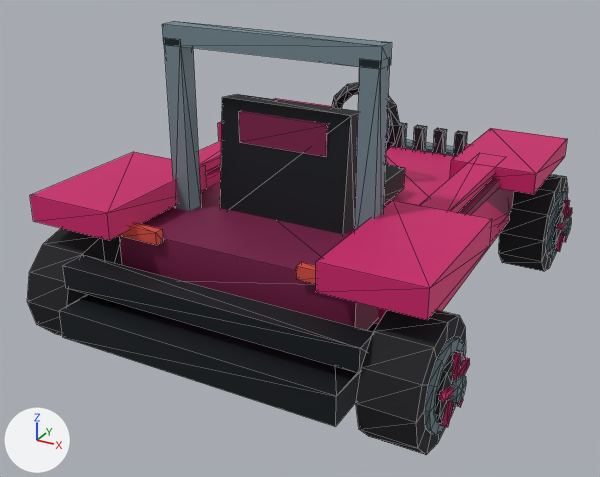
What one commit did to the glTF model DLC/StreetsOfRage/assets/kart/streets-of-rage/adam-sor/kart.glb.
The view is the same before and after, from a 50 mm camera at (2.01, -4.01, 2.34) aimed at (-0.1, -0.18, 0.43). The axes (+X, +Y, +Z) are drawn at lower left. The lights are the same throughout. The picture after the commit comes second. Mesh edges are drawn as thin lines. Where no turn or scale is listed for an object, it has been applied to the vertices. Vertices at exactly the same position are counted once.

Objects in the first picture: 'chassis', 'wheel-front-right', 'wheel-rear-left', 'wheel-rear-right'.
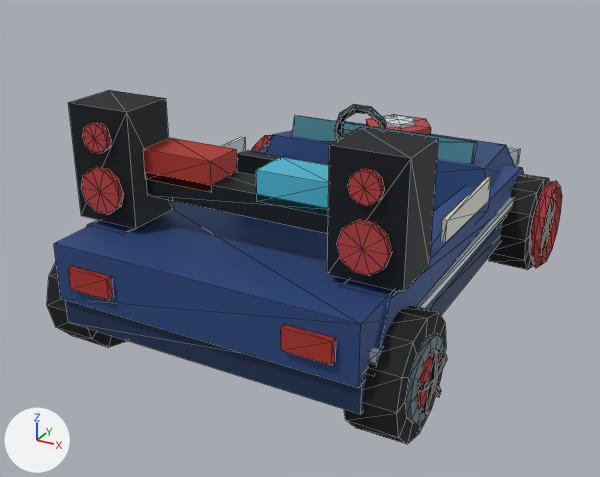
Location of each change, (x1, y1, x2, y2) in pixels of the pictures (600 x 477 px):
'chassis', deleted: before (30, 21, 567, 427)
'identity-police-car-police-car-road-car-body', added (blue): after (54, 115, 524, 414)
'identity-police-car-motif-speakers', added: after (68, 90, 438, 292)
'wheel-rear-right', reshaped, moved (10% narrower): before (356, 310, 470, 455); after (344, 305, 447, 444)
'wheel-front-right', reshaped, moved (9% narrower): before (499, 174, 572, 271); after (488, 175, 554, 270)
'wheel-rear-left', reshaped, moved: before (27, 228, 122, 336); after (47, 262, 127, 347)
'identity-police-car-motif-neon', added: after (251, 135, 562, 363)
'identity-police-car-driver-cockpit', added: after (237, 104, 388, 175)
'identity-police-car-motif-badge', added: after (366, 114, 431, 135)
part 2 of me_wheel_front_right, added: after (545, 203, 551, 225)
part 3 of me_wheel_front_right, rebuilt (9% narrower): before (499, 174, 568, 271); after (488, 175, 551, 270)
part 4 of me_wheel_front_right, rebuilt: before (567, 207, 572, 217); after (547, 209, 554, 227)
part 5 of me_wheel_front_right, rebuilt: before (556, 223, 565, 230); after (544, 223, 547, 228)
part 6 of me_wheel_front_right, cut back: before (546, 191, 571, 258); after (541, 225, 549, 248)
part 7 of me_wheel_rear_right, added (red): after (417, 351, 442, 409)
part 8 of me_wheel_rear_right, added: after (431, 349, 439, 382)
part 9 of me_wheel_rear_right, rebuilt (7% narrower): before (356, 310, 466, 455); after (344, 305, 446, 444)
part 10 of me_wheel_rear_right, rebuilt: before (459, 357, 470, 376); after (435, 354, 447, 382)
part 11 of me_wheel_rear_right, rebuilt: before (439, 386, 454, 402); after (418, 378, 436, 392)
part 12 of me_wheel_rear_right, cut back: before (425, 336, 466, 435); after (420, 381, 441, 415)

What changed in the scene script:
```text
Change me_wheel_rear_left:
    remove me_wheel_rear_left.from_pydata(...)  # 132 vertices, 228 faces; spans x -0.221..0.135, y -0.31..0.31, z -0.31..0.31
    add me_wheel_rear_left.from_pydata(...)  # 113 vertices, 196 faces; spans x -0.183..0.125, y -0.3..0.3, z -0.3..0.3
    me_wheel_rear_left part 1: the loose piece of 26 vertices spanning x -0.135..0.135, y -0.31..0.31, z -0.31..0.31 is rebuilt with 51 vertices and now spans x -0.149..0.125, y -0.3..0.3, z -0.3..0.3
    other edits to the shape of me_wheel_rear_left do not show in these pictures
Change me_wheel_front_right:
    remove me_wheel_front_right.from_pydata(...)  # 132 vertices, 228 faces; spans x -0.135..0.221, y -0.31..0.31, z -0.31..0.31
    add me_wheel_front_right.from_pydata(...)  # 113 vertices, 196 faces; spans x -0.125..0.183, y -0.3..0.3, z -0.3..0.3
    me_wheel_front_right part 2: a new loose piece, a box spanning x 0.158..0.183, y -0.015..0.015, z 0.0..0.15, in mat_wheel_vertex_colours
    me_wheel_front_right part 3: the loose piece of 26 vertices spanning x -0.135..0.135, y -0.31..0.31, z -0.31..0.31 is rebuilt with 51 vertices and now spans x -0.125..0.149, y -0.3..0.3, z -0.3..0.3
    me_wheel_front_right part 4: the loose piece of 8 vertices spanning x 0.174..0.2, y 0.0..0.165, z -0.015..0.068 is rebuilt with 8 vertices and now spans x 0.158..0.183, y -0.005..0.147, z -0.014..0.061
    me_wheel_front_right part 5: the loose piece of 8 vertices spanning x 0.174..0.2, y -0.165..0.0, z -0.015..0.068 is rebuilt with 8 vertices and now spans x 0.158..0.183, y -0.147..0.005, z -0.014..0.061
    me_wheel_front_right part 6: 90 vertices removed from x 0.134..0.221, y -0.217..0.217, z -0.217..0.217; 16 vertices added at x 0.158..0.183, y -0.1..0.1, z -0.13..0.009
    other edits to the shape of me_wheel_front_right do not show in these pictures
Change me_wheel_rear_right:
    remove me_wheel_rear_right.from_pydata(...)  # 132 vertices, 228 faces; spans x -0.135..0.221, y -0.31..0.31, z -0.31..0.31
    add me_wheel_rear_right.from_pydata(...)  # 113 vertices, 196 faces; spans x -0.125..0.183, y -0.3..0.3, z -0.3..0.3
    me_wheel_rear_right part 7: a new loose piece, a 10-sided cylinder along x spanning x 0.14..0.165, y -0.128..0.128, z -0.135..0.135, in mat_wheel_vertex_colours
    me_wheel_rear_right part 8: a new loose piece, a box spanning x 0.158..0.183, y -0.015..0.015, z 0.0..0.15, in mat_wheel_vertex_colours
    me_wheel_rear_right part 9: the loose piece of 26 vertices spanning x -0.135..0.135, y -0.31..0.31, z -0.31..0.31 is rebuilt with 51 vertices and now spans x -0.125..0.149, y -0.3..0.3, z -0.3..0.3
    me_wheel_rear_right part 10: the loose piece of 8 vertices spanning x 0.174..0.2, y 0.0..0.165, z -0.015..0.068 is rebuilt with 8 vertices and now spans x 0.158..0.183, y -0.005..0.147, z -0.014..0.061
    me_wheel_rear_right part 11: the loose piece of 8 vertices spanning x 0.174..0.2, y -0.165..0.0, z -0.015..0.068 is rebuilt with 8 vertices and now spans x 0.158..0.183, y -0.147..0.005, z -0.014..0.061
    me_wheel_rear_right part 12: 90 vertices removed from x 0.134..0.221, y -0.217..0.217, z -0.217..0.217; 16 vertices added at x 0.158..0.183, y -0.1..0.1, z -0.13..0.009
Remove ob_chassis:
    ob_chassis = bpy.data.objects.new('chassis', me_chassis)
Change ob_wheel_rear_left:
    ob_wheel_rear_left.location: (-0.94, -1.035, 0.31) -> (-0.85, -1.01, 0.3)
Change ob_wheel_front_right:
    ob_wheel_front_right.location: (0.94, 1.035, 0.31) -> (0.85, 1.01, 0.3)
Change ob_wheel_rear_right:
    ob_wheel_rear_right.location: (0.94, -1.035, 0.31) -> (0.85, -1.01, 0.3)
Add ob_identity_police_car_motif_speakers:
    ob_identity_police_car_motif_speakers = bpy.data.objects.new('identity-police-car-motif-speakers', me_identity_police_car_motif_speakers)  # 104 vertices, 184 faces; spans x -0.89..0.89, y -1.12..-0.78, z 0.74..1.32
    ob_identity_police_car_motif_speakers.location = (0.0, 0.0, 0.0)
Add ob_identity_police_car_motif_neon:
    ob_identity_police_car_motif_neon = bpy.data.objects.new('identity-police-car-motif-neon', me_identity_police_car_motif_neon)  # 112 vertices, 216 faces; spans x -1.07..1.07, y -1.25..1.26, z 0.04..0.6
    ob_identity_police_car_motif_neon.location = (0.0, 0.0, 0.0)
Add ob_identity_police_car_motif_badge:
    ob_identity_police_car_motif_badge = bpy.data.objects.new('identity-police-car-motif-badge', me_identity_police_car_motif_badge)  # 27 vertices, 48 faces; spans x -0.23..0.23, y 0.781..1.179, z 0.788..0.858
    ob_identity_police_car_motif_badge.location = (0.0, 0.0, 0.0)
Add ob_identity_police_car_driver_cockpit:
    ob_identity_police_car_driver_cockpit = bpy.data.objects.new('identity-police-car-driver-cockpit', me_identity_police_car_driver_cockpit)  # 80 vertices, 140 faces; spans x -0.3..0.3, y -0.557..0.679, z 0.459..1.086
    ob_identity_police_car_driver_cockpit.location = (0.0, 0.0, 0.0)
Add ob_identity_police_car_police_car_road_car_body:
    ob_identity_police_car_police_car_road_car_body = bpy.data.objects.new('identity-police-car-police-car-road-car-body', me_identity_police_car_police_car_road_car_body)  # 128 vertices, 192 faces; spans x -0.86..0.86, y -1.39..1.49, z 0.25..1.12
    ob_identity_police_car_police_car_road_car_body.location = (0.0, 0.0, 0.0)
```
